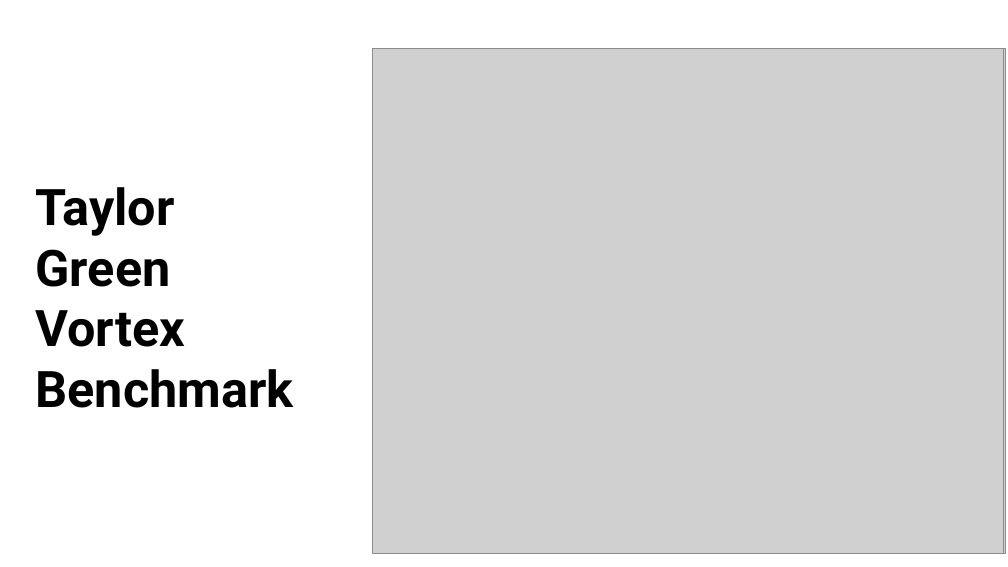
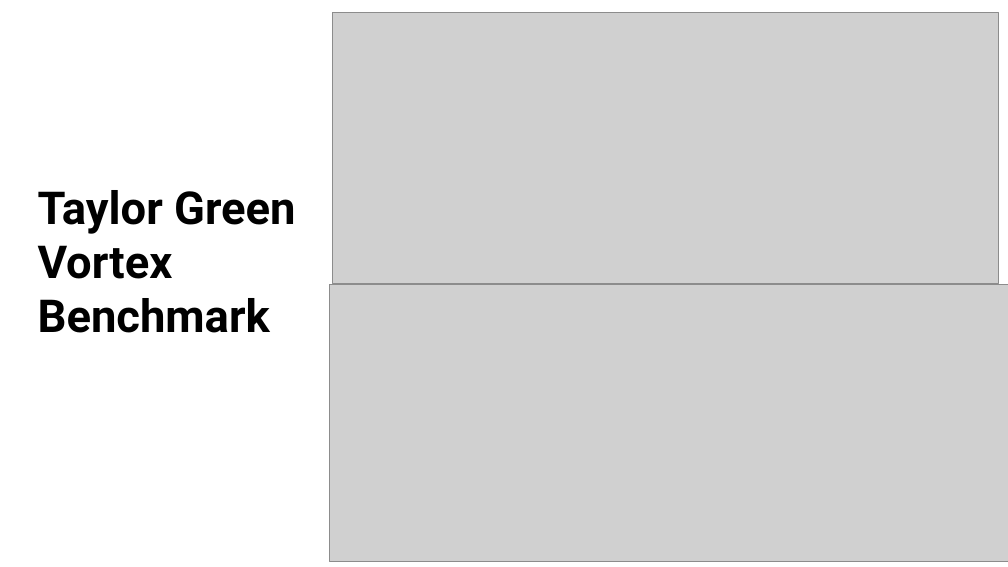
Before and after one commit to henrikhaug1/MEK4470, a slide deck: slide 8 of Presentation1.pptx. Drawn at 1008x567 pixels with LibreOffice and Linux fonts; fonts in the diff are those of the drawing; grey boxes stand for pictures. Boxes give left, top, right and bottom in pixels: in the first picture for what was removed or moved away, otherwise in the second. Text is boxed around its words. In the diff, an @@ line names an element or a change of style, - is before the commit and + after.

```diff
--- a/Presentation1.pptx
+++ b/Presentation1.pptx
@@ picture added at [333,12,998,284] @@
@@ picture removed at [373,48,1004,554] @@
@@ picture removed at [386,48,1006,544] @@
@@ title "Taylor Green Vortex Benchmark" at [38,190,295,333]: size 48 to 43.2 pt @@
@@ picture: place and size @@
-picture at [375,48,1006,554]
+picture at [329,285,1008,562]
```
Also in this commit, not shown: 4 other slides changed, 1 slide added, 43 other files.
